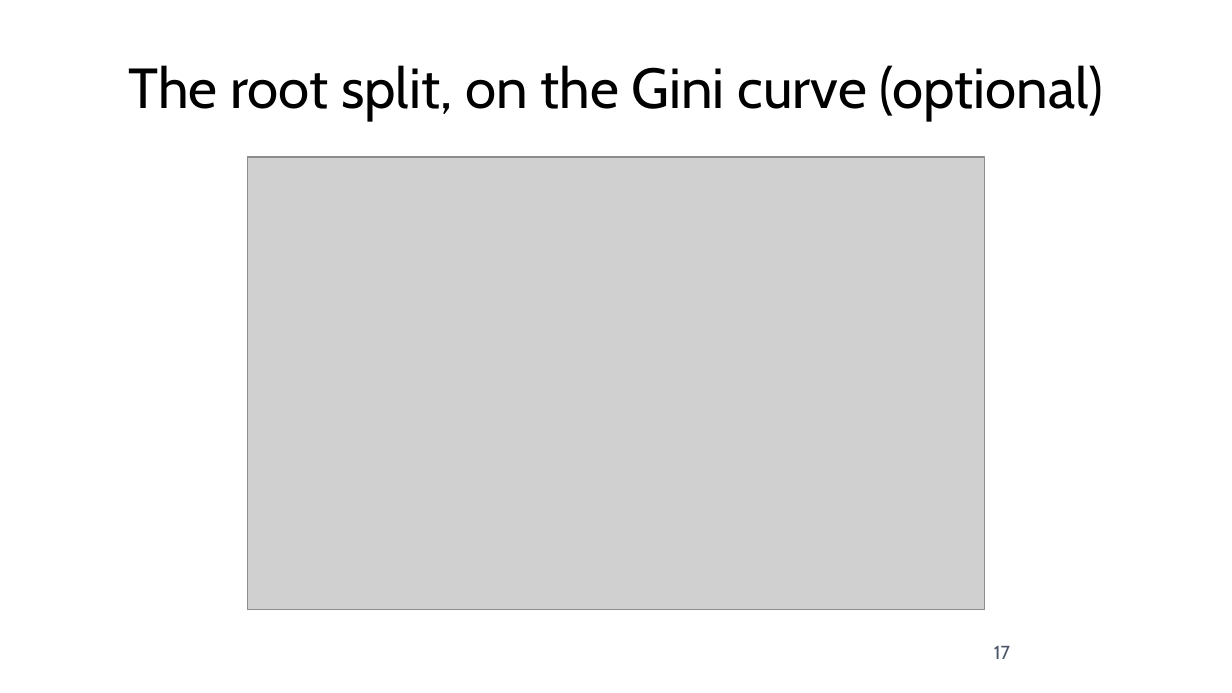
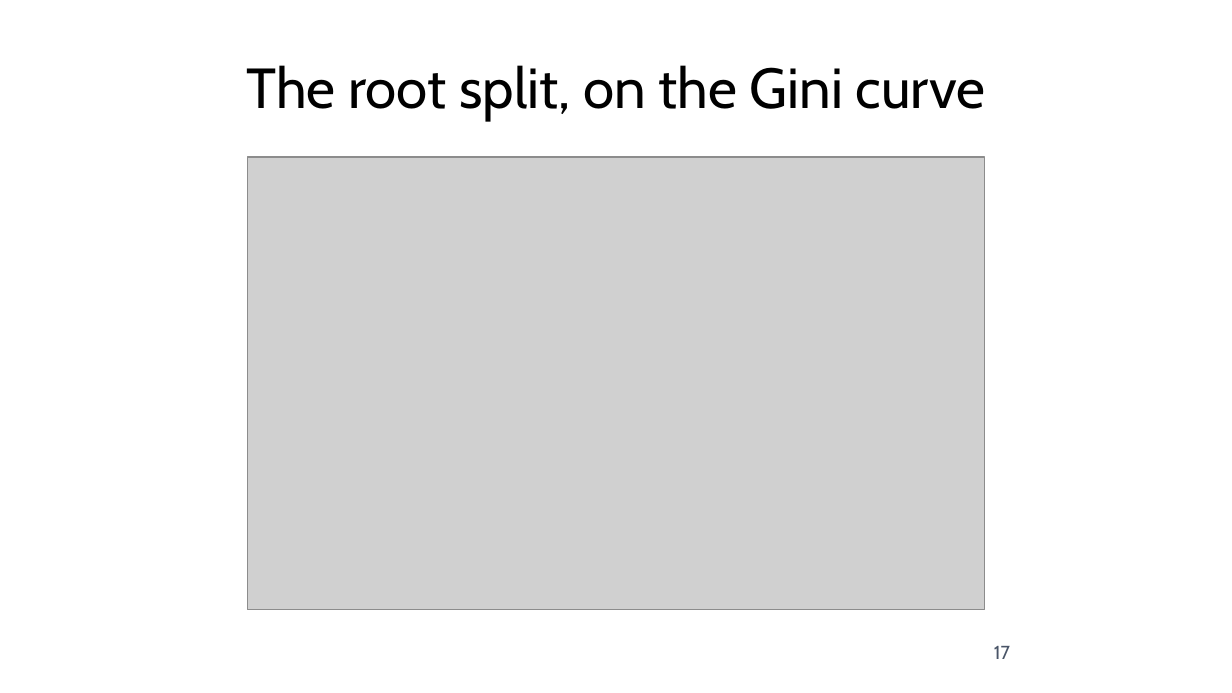
Before and after one commit to fabioantonini/technologies-for-artificial-intelligence, a slide deck: slide 17 of Lessons/07_trees_and_ensembles/Slides/trees_and_ensembles_slides.pptx. Drawn at 1232x693 pixels with LibreOffice and Linux fonts; fonts in the diff are those of the drawing; grey boxes stand for pictures; background and template pictures are left out. Boxes give left, top, right and bottom in pixels: in the first picture for what was removed or moved away, otherwise in the second. Text is boxed around its words. In the diff, an @@ line names an element or a change of style, - is before the commit and + after.

```diff
--- a/Lessons/07_trees_and_ensembles/Slides/trees_and_ensembles_slides.pptx
+++ b/Lessons/07_trees_and_ensembles/Slides/trees_and_ensembles_slides.pptx
@@ title at (247,65,986,121): text changed @@
-The root split, on the Gini curve (optional)
+The root split, on the Gini curve
```
Also in this commit, not shown: 14 other slides changed, 4 other files.
